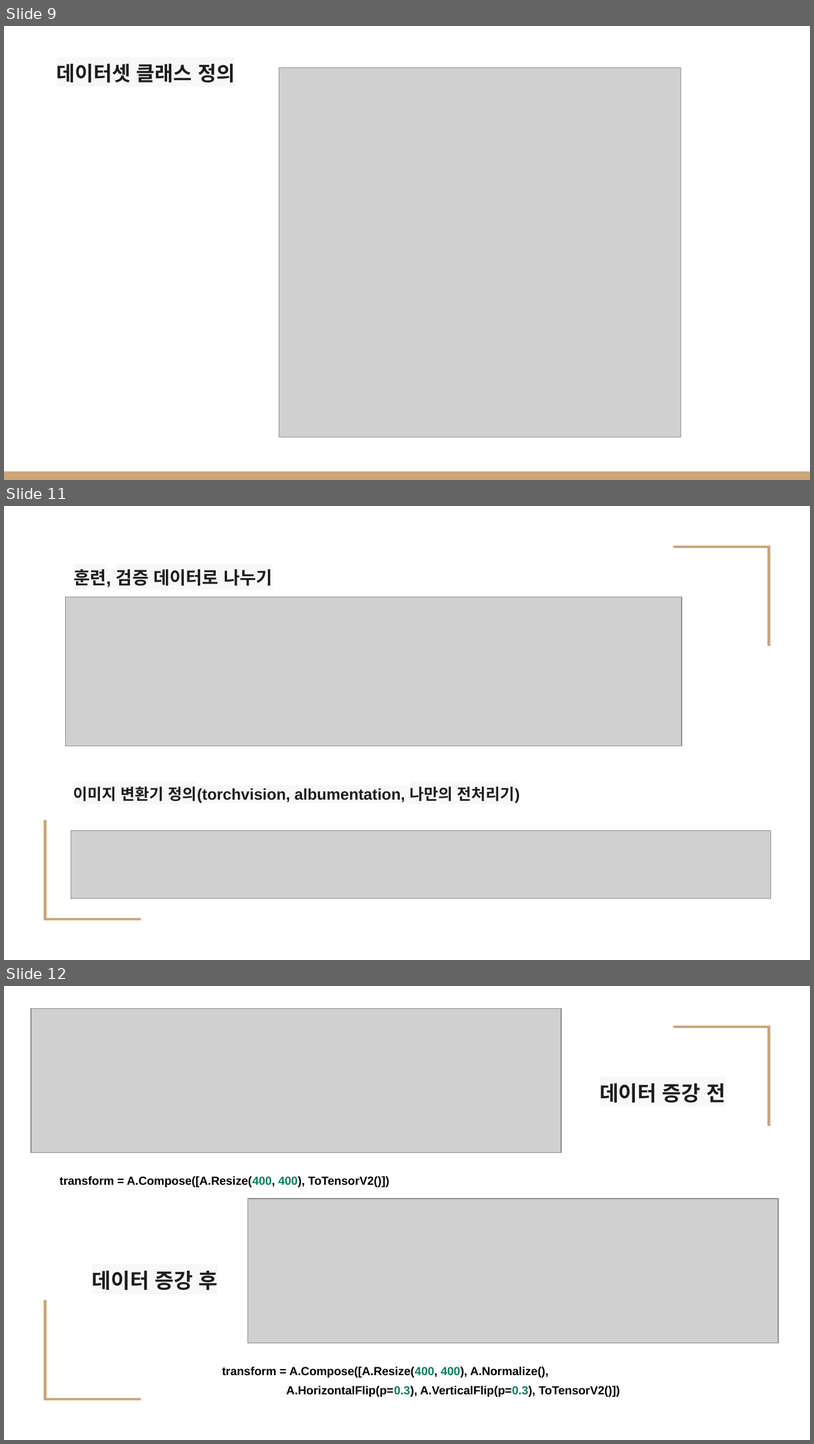
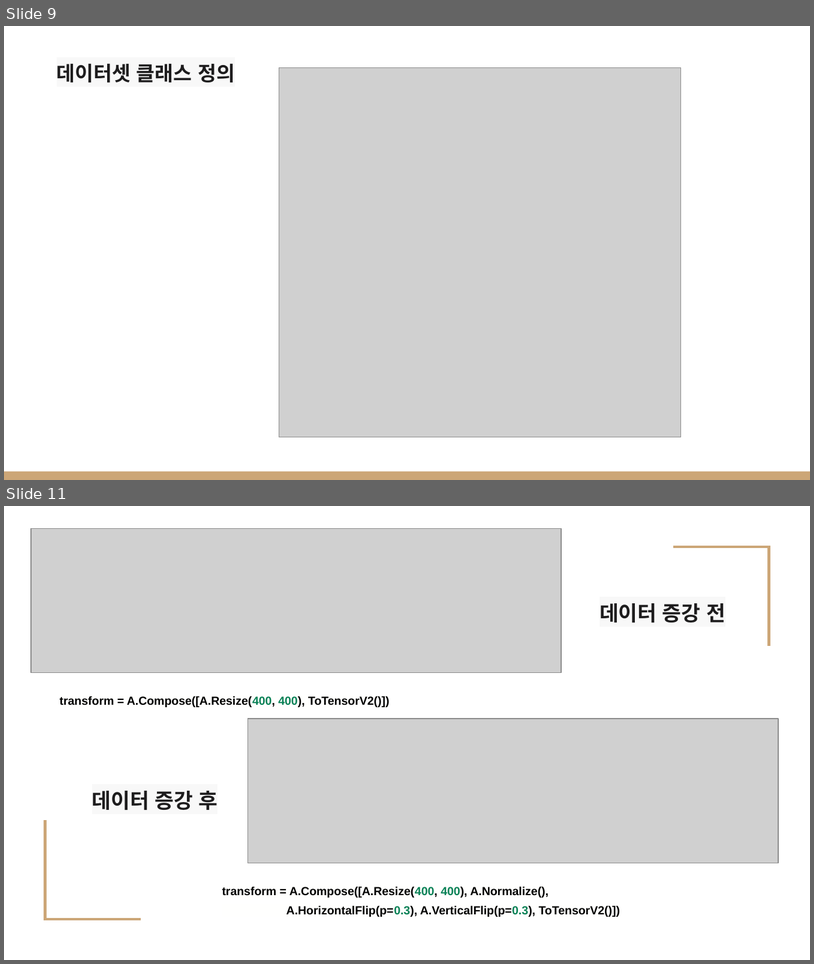
Before and after one commit to MAINHO-JO/3rd-Project-1team, a slide deck: 프로젝트3 - 이미지 분류.pptx. Shown one above the other, each under a label of ours: slides 9, 11 and 12 before the commit, slides 9 and 11 after it; the slides between them are not shown. The pictures are 814x1444 and 814x964 pixels, drawn with LibreOffice and Linux fonts; fonts in the diff are those of the drawing; grey boxes stand for pictures. Boxes give left, top, right and bottom in pixels: in the first picture for what was removed or moved away, otherwise in the second. Text is boxed around its words. In the diff, an @@ line names an element or a change of style, - is before the commit and + after.

```diff
--- a/프로젝트3 - 이미지 분류.pptx
+++ b/프로젝트3 - 이미지 분류.pptx
@@ slide 11 removed at (x1=4, y1=506, x2=810, y2=960), background #FFFFFF; not listed: 2 template elements that a slide beside it also shows @@
@@ text removed at (x1=74, y1=569, x2=272, y2=587) @@
-훈련, 검증 데이터로 나누기
@@ picture removed at (x1=65, y1=597, x2=682, y2=747) @@
@@ text removed at (x1=74, y1=786, x2=520, y2=803) @@
-이미지 변환기 정의(torchvision, albumentation, 나만의 전처리기)
@@ picture removed at (x1=71, y1=830, x2=771, y2=898) @@
@@ what was slide 12 is now slide 11 @@
```
Also in this commit, not shown: 3 slides changed, 3 other slides removed.
